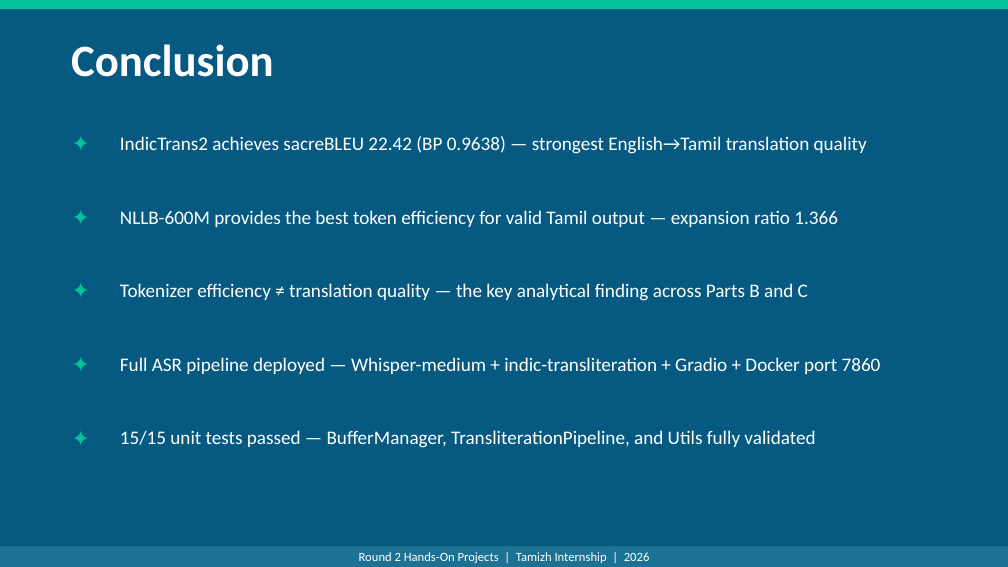
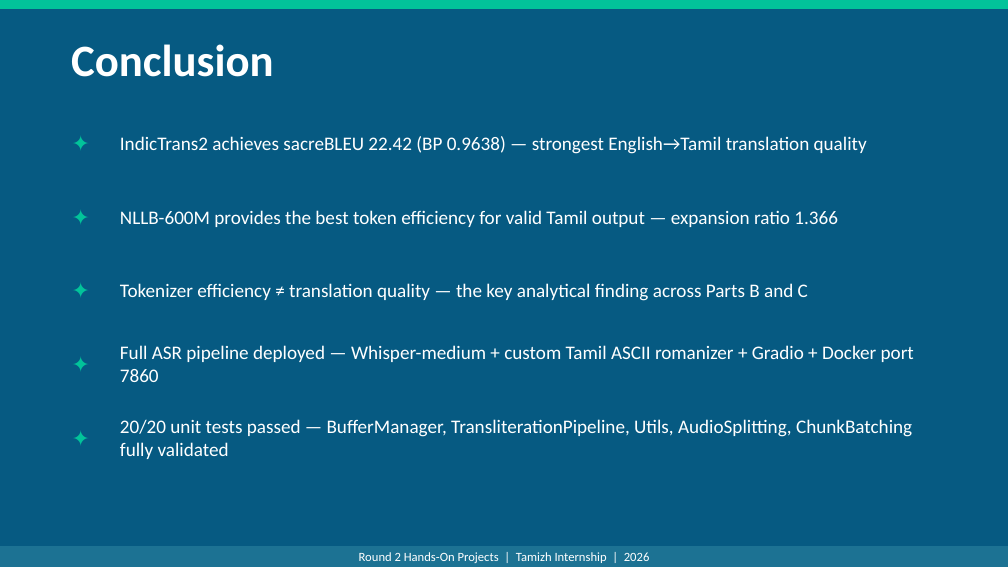
Before and after one commit to samadarsh/indic-translation-asr-project, a slide deck: slide 12 of presentation/final_presentation.pptx. Drawn at 1008x567 pixels with LibreOffice and Linux fonts; fonts in the diff are those of the drawing. Boxes give left, top, right and bottom in pixels: in the first picture for what was removed or moved away, otherwise in the second. Text is boxed around its words. In the diff, an @@ line names an element or a change of style, - is before the commit and + after.

Commit message:
Implement chunked-audio buffer with bounded batching for Task 2 ASR
- Add split_audio() and cleanup_chunks() helpers in app/utils.py for
  fixed-duration (<=30s) WAV chunk generation via pydub
- Refactor transcribe_with_buffer() in app/asr_pipeline.py to process all
  chunks via bounded batches; long audio is no longer truncated at the
  queue capacity of 10
- Add TestAudioSplitting (4 tests) and TestChunkBatching (1 mock test)
  in test_pipeline.py; total unit test count is now 20
- Add pydub>=0.25.1 to task2 requirements.txt
- Update task2 README, project1/2 summary PDFs, system_architecture.png,
  buffer_flow_diagram.png, and final_presentation.pptx to reflect the
  new chunked-audio architecture and 20-test count

```diff
--- a/presentation/final_presentation.pptx
+++ b/presentation/final_presentation.pptx
@@ text at (x1=120, y1=345, x2=914, y2=382): text changed @@
-Full ASR pipeline deployed — Whisper-medium + indic-transliteration + Gradio + Docker port 7860
+Full ASR pipeline deployed — Whisper-medium + custom Tamil ASCII romanizer + Gradio + Docker port 7860
@@ text at (x1=120, y1=419, x2=912, y2=459): text changed @@
-15/15 unit tests passed — BufferManager, TransliterationPipeline, and Utils fully validated
+20/20 unit tests passed — BufferManager, TransliterationPipeline, Utils, AudioSplitting, ChunkBatching fully validated
```
Also in this commit, not shown: 6 other slides changed, 9 other files.
